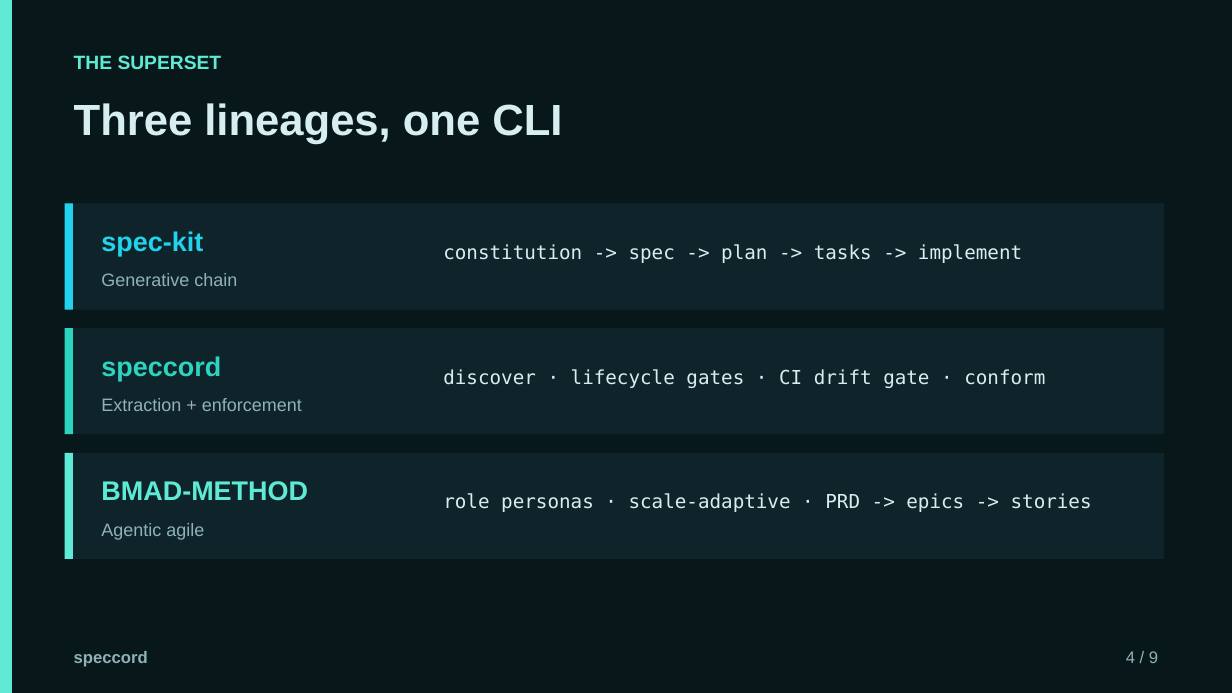
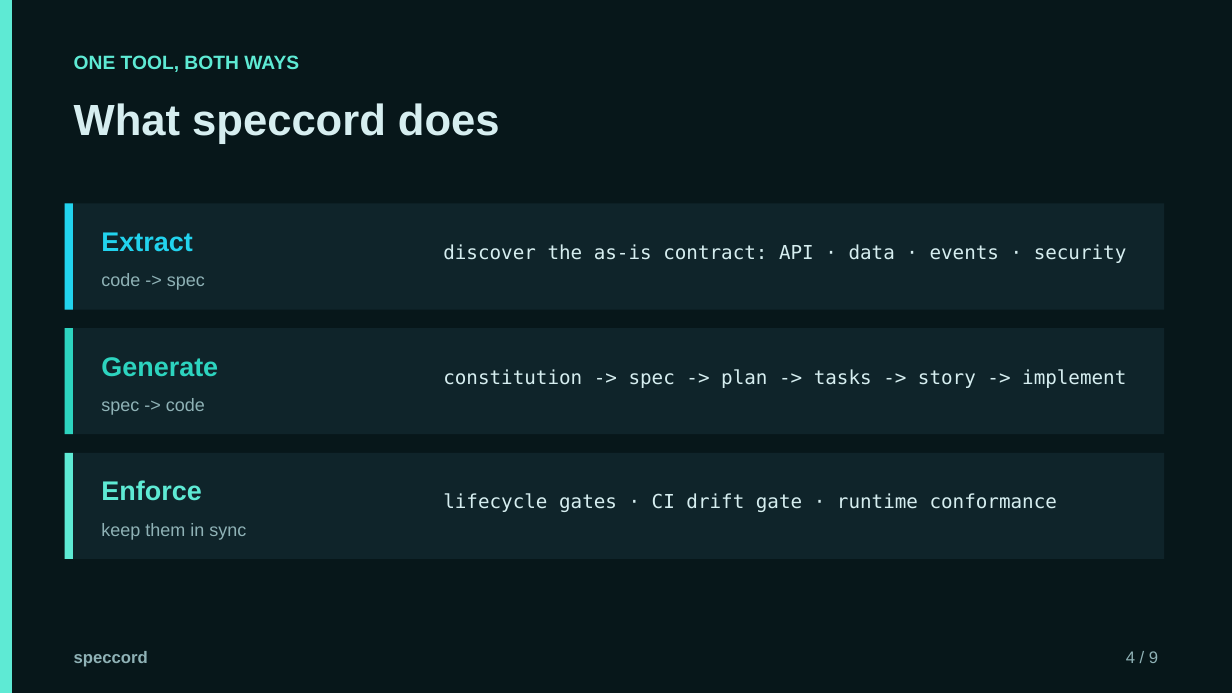
Before and after one commit to krishnachaitanyap/speccord, a slide deck: slide 4 of docs/speccord-deck.pptx. Drawn at 1232x693 pixels with LibreOffice and Linux fonts; fonts in the diff are those of the drawing. Boxes give left, top, right and bottom in pixels: in the first picture for what was removed or moved away, otherwise in the second. Text is boxed around its words. In the diff, an @@ line names an element or a change of style, - is before the commit and + after.

```diff
--- a/docs/speccord-deck.pptx
+++ b/docs/speccord-deck.pptx
@@ text at bbox=[74, 55, 299, 72]: text changed @@
-THE SUPERSET
+ONE TOOL, BOTH WAYS
@@ text at bbox=[74, 103, 500, 144]: text changed @@
-Three lineages, one CLI
+What speccord does
@@ text at bbox=[101, 232, 192, 252]: text changed @@
-spec-kit
+Extract
@@ text at bbox=[443, 244, 1127, 263]: text changed @@
-constitution -> spec -> plan -> tasks -> implement
+discover the as-is contract: API · data · events · security
@@ text at bbox=[101, 273, 205, 290]: text changed @@
-Generative chain
+code -> spec
@@ text at bbox=[101, 357, 218, 377]: text changed @@
-speccord
+Generate
@@ text at bbox=[443, 369, 1126, 388]: text changed @@
-discover · lifecycle gates · CI drift gate · conform
+constitution -> spec -> plan -> tasks -> story -> implement
@@ text at bbox=[101, 398, 205, 415]: text changed @@
-Extraction + enforcement
+spec -> code
@@ text at bbox=[101, 480, 201, 501]: text changed @@
-BMAD-METHOD
+Enforce
@@ text at bbox=[443, 493, 1057, 512]: text changed @@
-role personas · scale-adaptive · PRD -> epics -> stories
+lifecycle gates · CI drift gate · runtime conformance
@@ text at bbox=[101, 523, 246, 540]: text changed @@
-Agentic agile
+keep them in sync
```
Also in this commit, not shown: 2 other slides changed, 14 other files.
